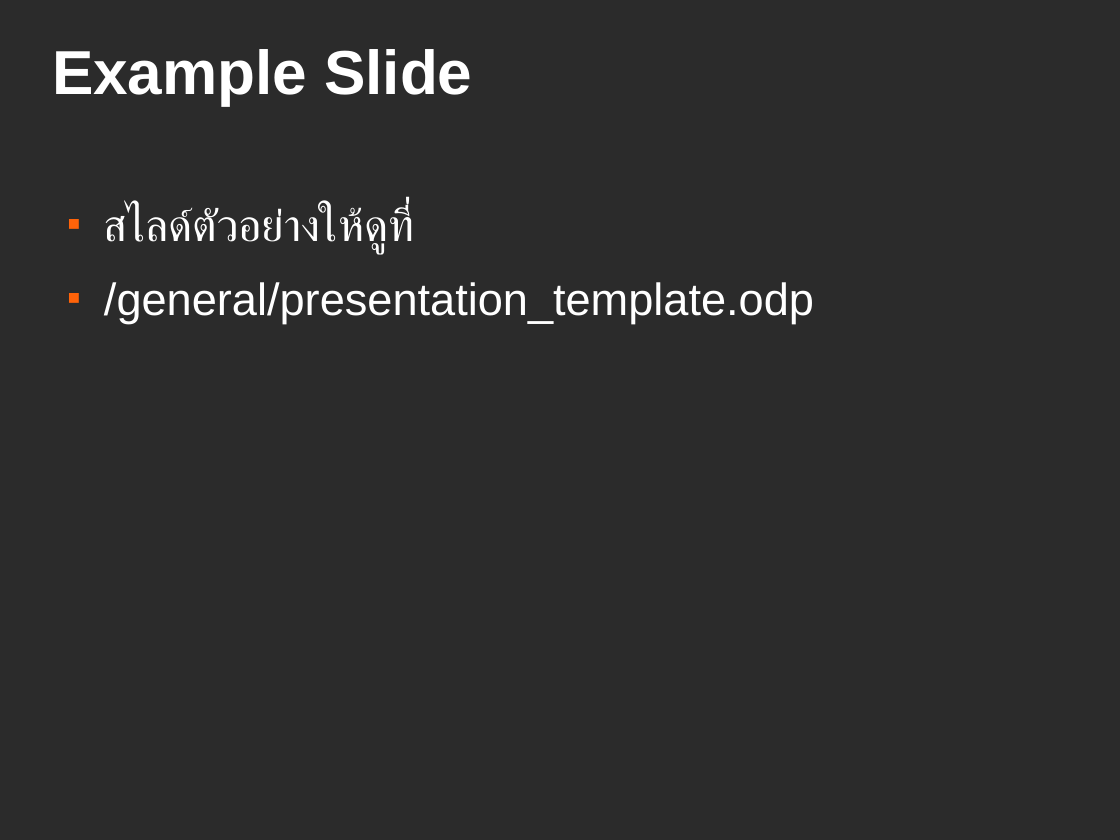
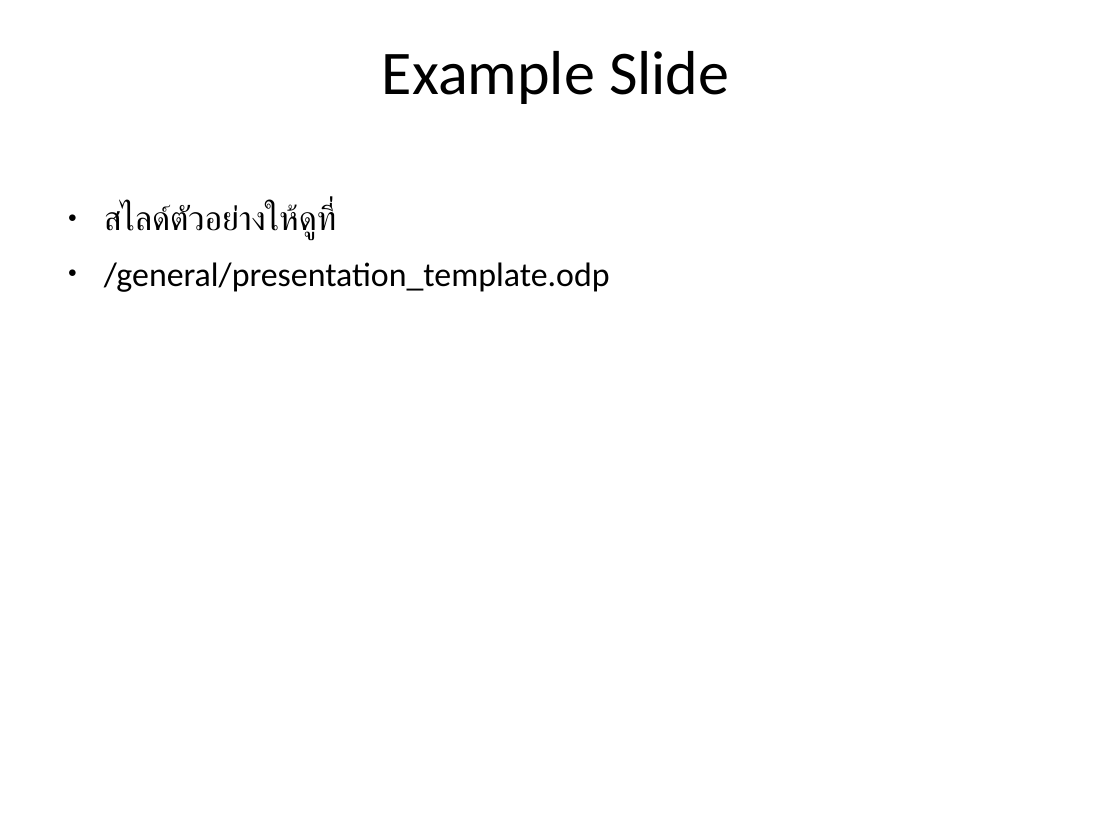
Before and after one commit to anoochit/oss-training-material, a slide deck: slide 2 of general/presentation_template.odp (slide 1 before the commit). Drawn at 1120x840 pixels with LibreOffice and Linux fonts; fonts in the diff are those of the drawing; background and template pictures are left out; a plain dark background stands for a picture behind light text. Boxes give left, top, right and bottom in pixels: in the first picture for what was removed or moved away, otherwise in the second. Text is boxed around its words. In the diff, an @@ line names an element or a change of style, - is before the commit and + after.

Commit message:
update example presentation

```diff
--- a/general/presentation_template.odp
+++ b/general/presentation_template.odp
@@ background picture (left out) to #FFFFFF @@
@@ title "Example Slide" at <box>382,51,729,104</box>: font Arial to Calibri, text colour #FFFFFF to #000000, bold off; alignment left to centre @@
@@ text "สไลด์ตัวอย่างให้ดูที่" at <box>104,204,610,292</box>: size 32 to 24 pt, font Arial to Calibri, text colour #FFFFFF to #000000; bullet ■ to ●; less space between paragraphs; bullet colour #FF6309 to #000000 @@
```
Also in this commit, not shown: 4 slides added.
